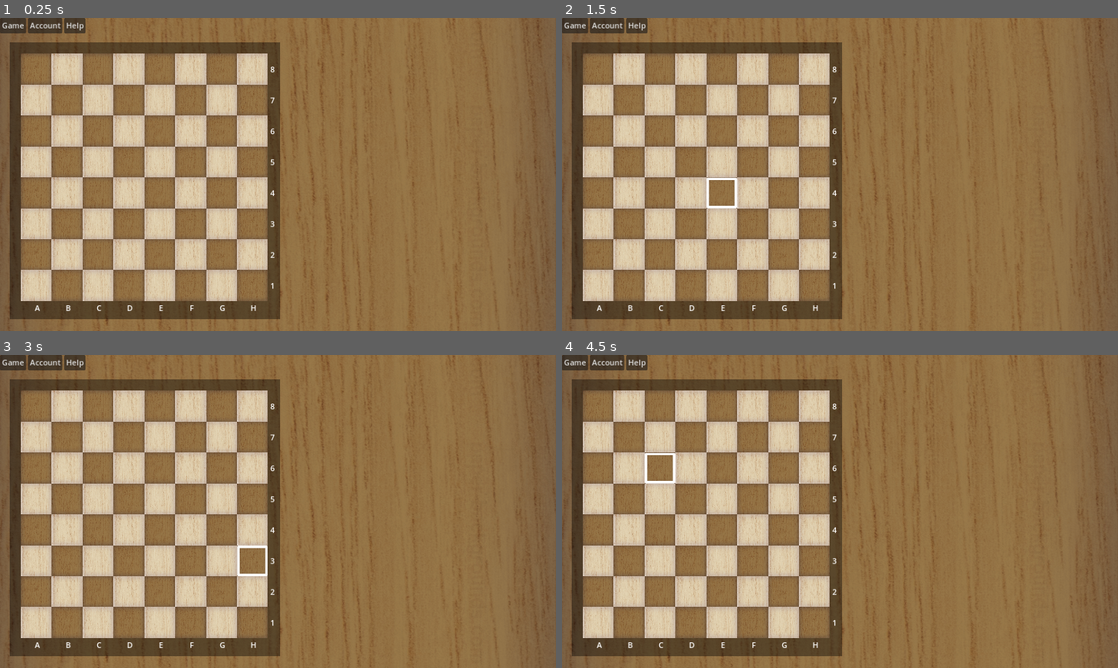
Above: before the commit, frames 1-4 (two rows, left to right).
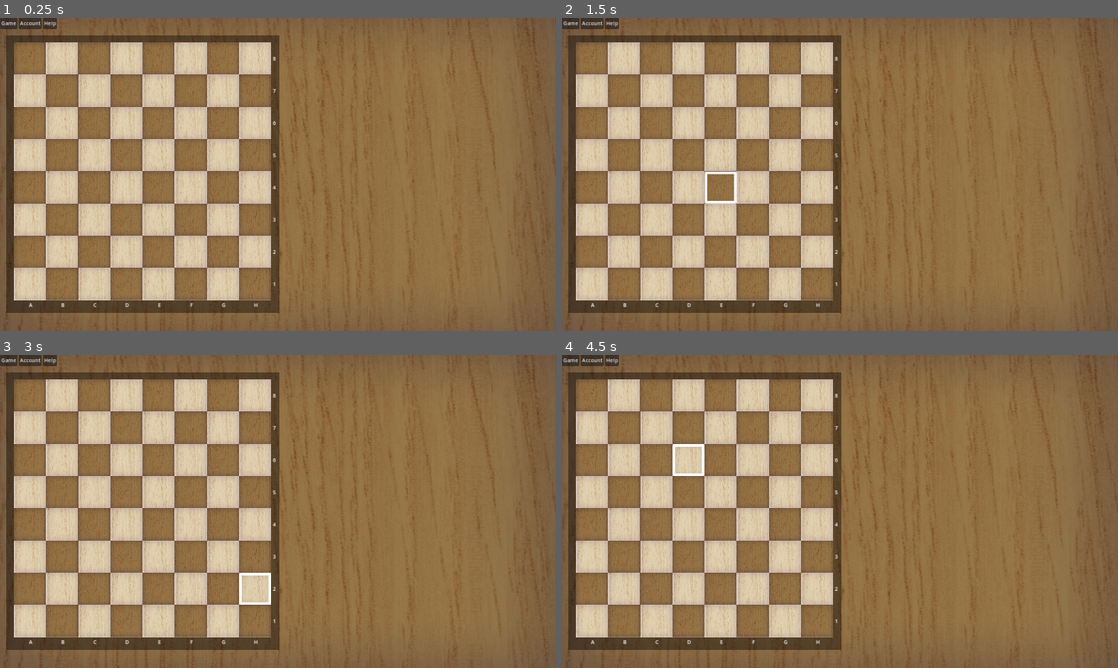
Above: after the commit, the same moments.

Repository: JerryHobby/ChessMentor
Game: Godot game, scene res://Scenes/MainScene.tscn
Same seed, same stepped clock (60 frames per second), same inputs: the game is played once before the commit and once after it.
Inputs (mouse positions are in pixels of both pictures, inside the frame that each line leads up to):
- Up to frame 1 (0.25 s): no input
- Up to frame 2 (1.5 s): tap Enter at 0.5 s; move the mouse to (962, 158) at 0.52 s; tap Space at 1.25 s; move the mouse to (728, 190) at 1.27 s
- Up to frame 3 (3 s): tap Enter at 2 s; move the mouse to (333, 442) at 2.02 s; tap Space at 2.75 s; move the mouse to (250, 574) at 2.77 s
- Up to frame 4 (4.5 s): tap Enter at 3.5 s; move the mouse to (1006, 558) at 3.52 s; tap Space at 4.25 s; move the mouse to (673, 464) at 4.27 s

The runs differ from the first frame. In frame 1, 18% of the frame differs, in the area x 0-99%, y 0-100%; in frame 2, 18%; in frame 3, 18%; in frame 4, 18%.
Error after the commit: Parse Error: Could not find type "SQLite" in the current scope. (res://Scripts/SQLController.gd:2)

Commit message:
circles and squares

Diff:
--- a/Scripts/ChessBoard.gd
+++ b/Scripts/ChessBoard.gd
@@ -1,6 +1,8 @@
 extends GridContainer
 
 @onready var square_1: TextureRect = $Square1
+
+var square_size = GameManager.piece_size
 
 # Called when the node enters the scene tree for the first time.
 func _ready() -> void:
@@ -8,7 +10,7 @@
 	for i in range(1,65):
 		var node_name = "Square" + str(i)
 		var node = get_node(node_name)
-		node.custom_minimum_size = Vector2(64, 64)
+		node.custom_minimum_size = Vector2(square_size,square_size)
 
 		var row = int((i - 1) / 8)
 		var col = (i - 1) % 8
--- /dev/null
+++ b/Scripts/GameManager.gd
@@ -0,0 +1,3 @@
+extends Node
+
+var piece_size = 100
--- a/Scripts/MainMenuBar.gd
+++ b/Scripts/MainMenuBar.gd
@@ -1,15 +1,4 @@
 extends MenuBar
-
-
-# Called when the node enters the scene tree for the first time.
-func _ready() -> void:
-	pass # Replace with function body.
-
-
-# Called every frame. 'delta' is the elapsed time since the previous frame.
-func _process(delta: float) -> void:
-	pass
-
 
 func _on_game_id_pressed(id: int) -> void:
 	print("Game Menu item: ", id)
--- a/Scripts/Shapes.gd
+++ b/Scripts/Shapes.gd
@@ -4,8 +4,10 @@
 
 enum COLOR {WHITE, BLACK, RED, GREEN, YELLOW, BLUE}
 enum SHAPE {CIRCLE, SQUARE, CROSS, DOT}
+var square_size = GameManager.piece_size
 
 func _ready() -> void:
+	shape.size = Vector2(square_size,square_size)
 	shape.hide()
 
 func show_shape(shape_texture:SHAPE, shape_color:COLOR):
--- a/project.godot
+++ b/project.godot
@@ -15,14 +15,30 @@
 config/features=PackedStringArray("4.3", "GL Compatibility")
 config/icon="res://icon.svg"
 
+[autoload]
+
+GameManager="*res://Scripts/GameManager.gd"
+SqlController="*res://Scripts/SQLController.gd"
+UciEngine="*res://Scripts/UCIEngine.gd"
+
+[debug]
+
+gdscript/warnings/integer_division=0
+
 [display]
 
+window/size/viewport_width=1728
+window/size/viewport_height=972
 window/stretch/mode="canvas_items"
 
 [dotnet]
 
 project/assembly_name="Chess Mentor"
 
+[editor_plugins]
+
+enabled=PackedStringArray("res://addons/godot-sqlite/plugin.cfg")
+
 [rendering]
 
 renderer/rendering_method="gl_compatibility"
Not shown, changed: .gitignore
